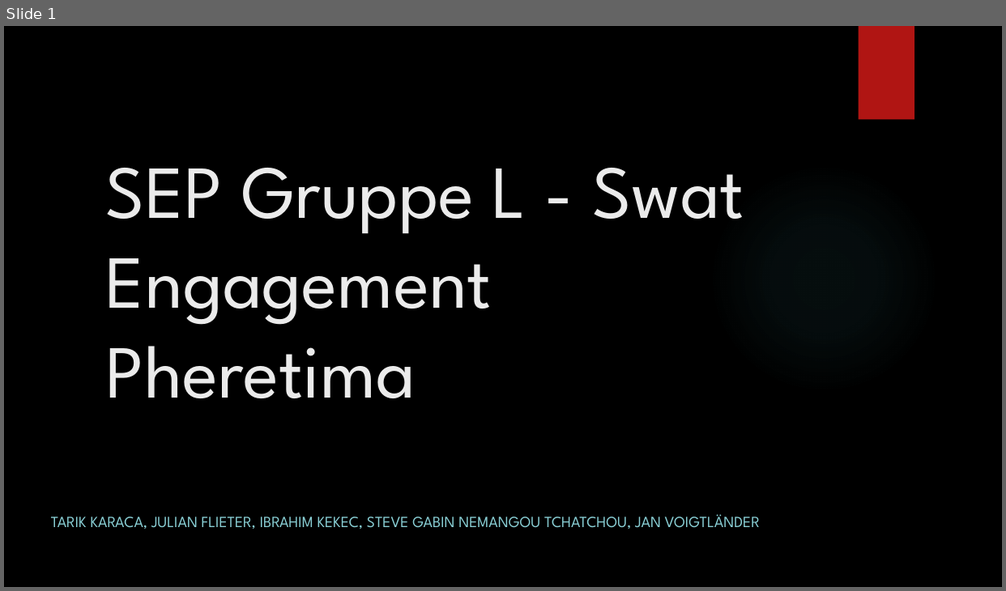
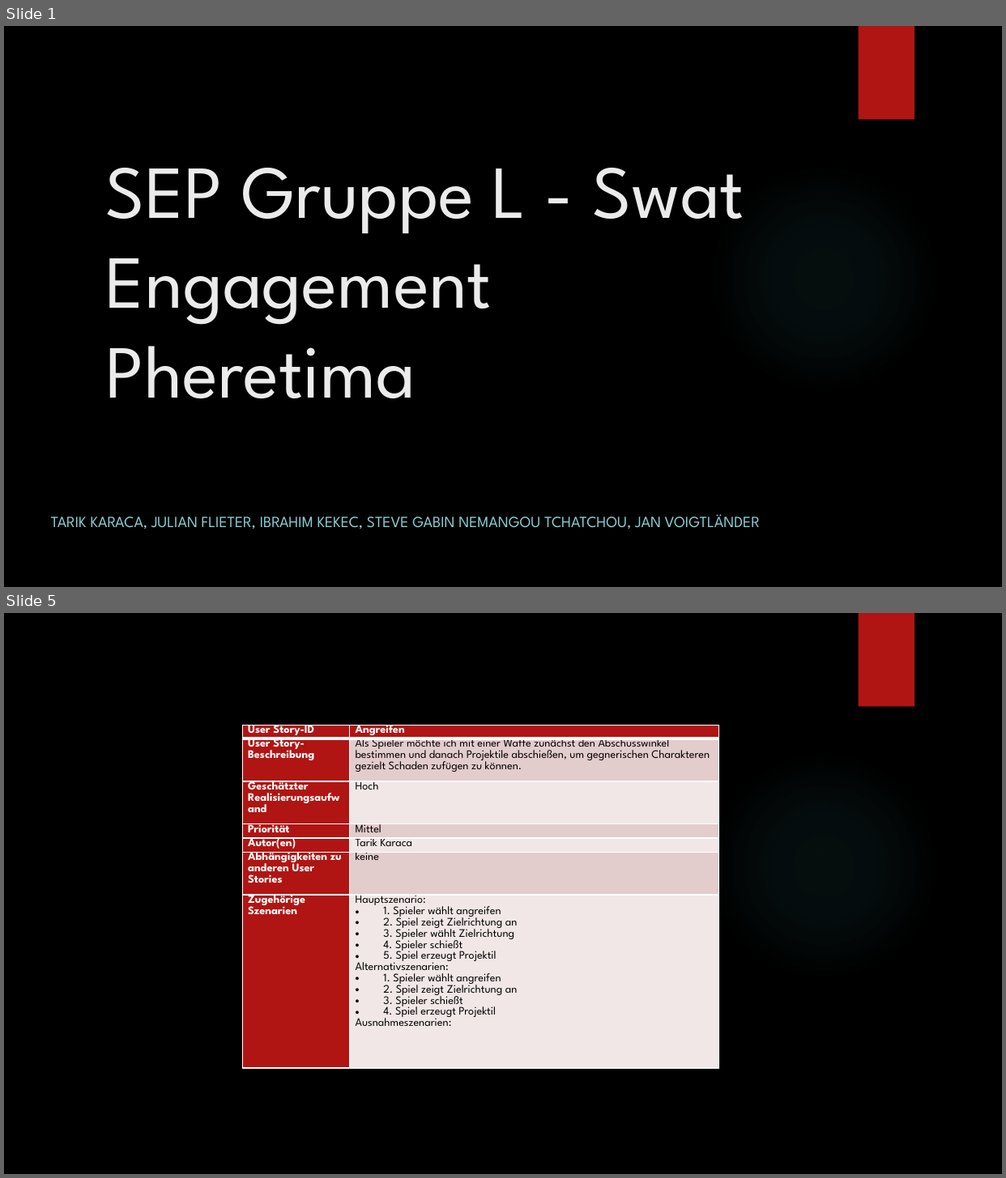
Before and after one commit to tarik2281/Swat_Engagement_Pheretima, a slide deck: Dokumentation/SEP Gruppe L - Swat Engagement Pheretima.pptx. Shown one above the other, each under a label of ours: slide 1 before the commit, slides 1 and 5 after it; the slides between them are not shown. The pictures are 1006x591 and 1006x1178 pixels, drawn with LibreOffice and Linux fonts; fonts in the diff are those of the drawing; background and template pictures are left out. Boxes give left, top, right and bottom in pixels: in the first picture for what was removed or moved away, otherwise in the second. Text is boxed around its words. In the diff, an @@ line names an element or a change of style, - is before the commit and + after.

```diff
--- a/Dokumentation/SEP Gruppe L - Swat Engagement Pheretima.pptx
+++ b/Dokumentation/SEP Gruppe L - Swat Engagement Pheretima.pptx
@@ slide 5 added at bbox=[4, 613, 1002, 1174], background picture (left out); not listed: 2 template elements that a slide beside it also shows @@
@@ table added at bbox=[242, 725, 719, 1086], 7 rows, 2 columns @@
+User Story-ID | Angreifen
+User Story-Beschreibung | Als Spieler möchte ich mit einer Waffe zunächst den Abschusswinkel bestimmen und danach Projektile abschießen, um gegnerischen Charakteren gezielt Schaden zufügen zu können.
+Geschätzter Realisierungsaufwand | Hoch
+Priorität | Mittel
+Autor(en) | Tarik Karaca
+Abhängigkeiten zu anderen User Stories | keine
+Zugehörige Szenarien | Hauptszenario: / 1. Spieler wählt angreifen / 2. Spiel zeigt Zielrichtung an / 3. Spieler wählt Zielrichtung / 4. Spieler schießt / 5. Spiel erzeugt Projektil / Alternativszenarien: / 1. Spieler wählt angreifen / 2. Spiel zeigt Zielrichtung an / 3. Spieler schießt / 4. Spiel erzeugt Projektil / Ausnahmeszenarien:
```
Also in this commit, not shown: 6 slides changed, 3 other slides added, 2 slides removed, 3 other files.
